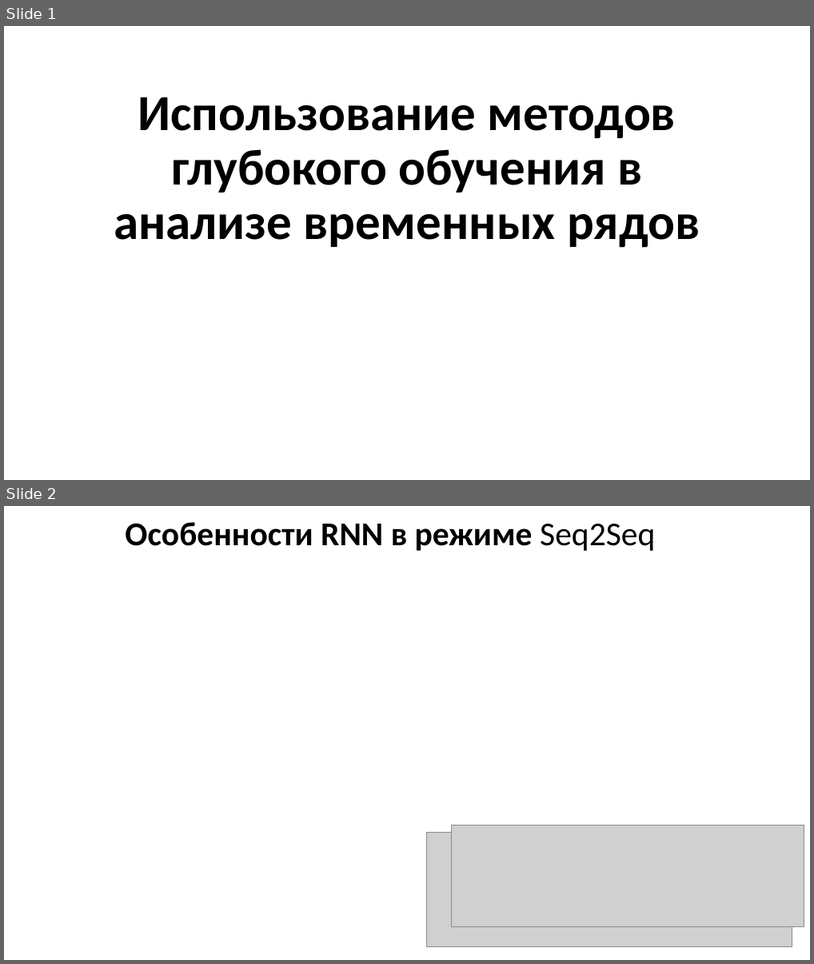
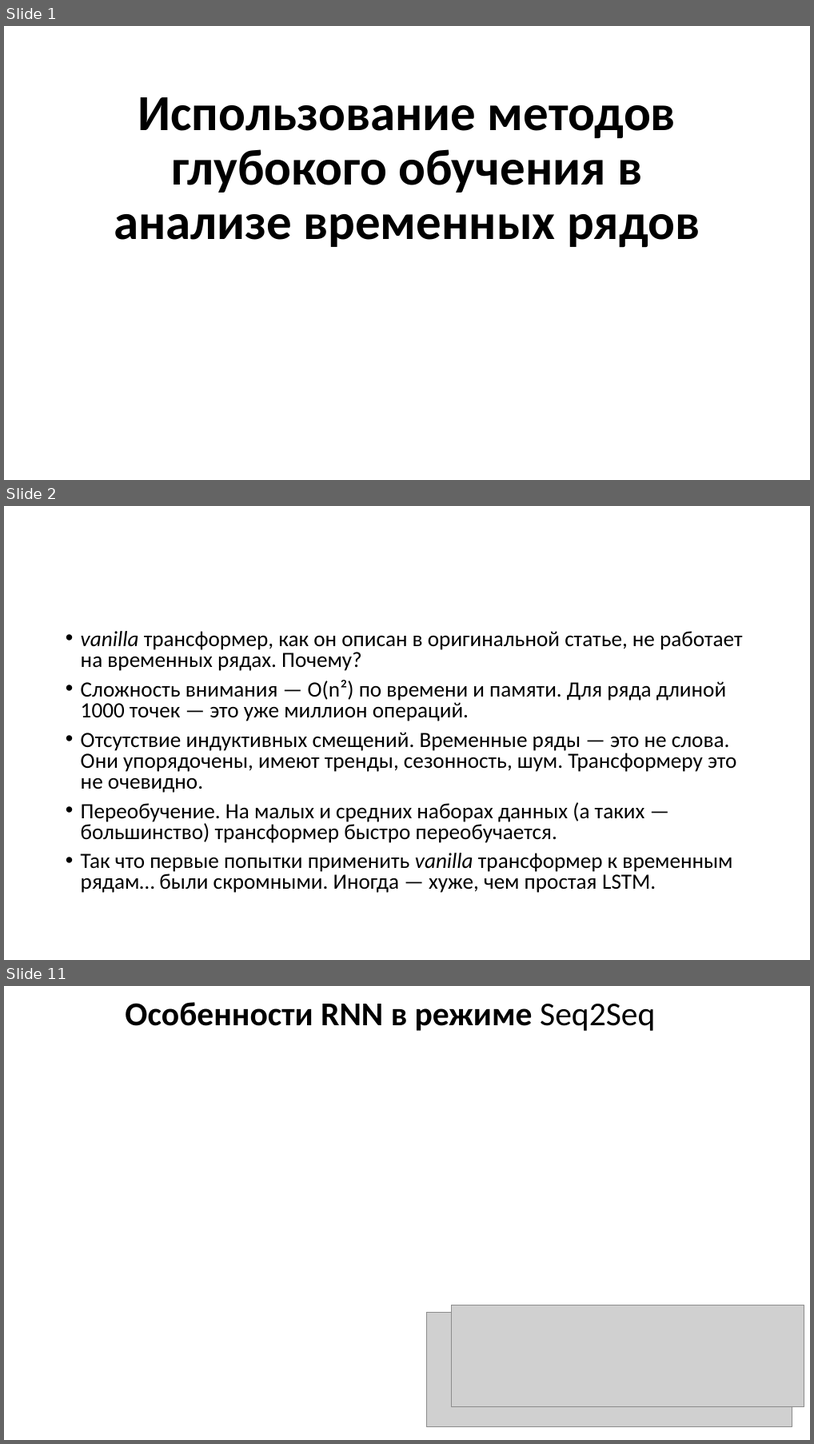
Before and after one commit to MVRonkin/TimeSeriesCourse, a slide deck: 2025/LEC/07-4 Foundation.pptx. Shown one above the other, each under a label of ours: slides 1 and 2 before the commit, slides 1, 2 and 11 after it; the slides between them are not shown. The pictures are 814x964 and 814x1444 pixels, drawn with LibreOffice and Linux fonts; fonts in the diff are those of the drawing; grey boxes stand for pictures. Boxes give left, top, right and bottom in pixels: in the first picture for what was removed or moved away, otherwise in the second. Text is boxed around its words. In the diff, an @@ line names an element or a change of style, - is before the commit and + after.

```diff
--- a/2025/LEC/07-4 Foundation.pptx
+++ b/2025/LEC/07-4 Foundation.pptx
@@ slide 2 added at (4, 506, 810, 960), background #FFFFFF @@
@@ text added at (81, 631, 742, 892), 25.9 pt, text #000000 @@
+• vanilla трансформер, как он описан в оригинальной статье, не работает на временных рядах. Почему?
+• Сложность внимания — O(n²) по времени и памяти. Для ряда длиной 1000 точек — это уже миллион операций.
+• Отсутствие индуктивных смещений. Временные ряды — это не слова. Они упорядочены, имеют тренды, сезонность, шум. Трансформеру это не очевидно.
+• Переобучение. На малых и средних наборах данных (а таких — большинство) трансформер быстро переобучается.
+• Так что первые попытки применить vanilla трансформер к временным рядам… были скромными. Иногда — хуже, чем простая LSTM.
@@ what was slide 2 is now slide 11 @@
```
Also in this commit, not shown: 8 other slides added.
